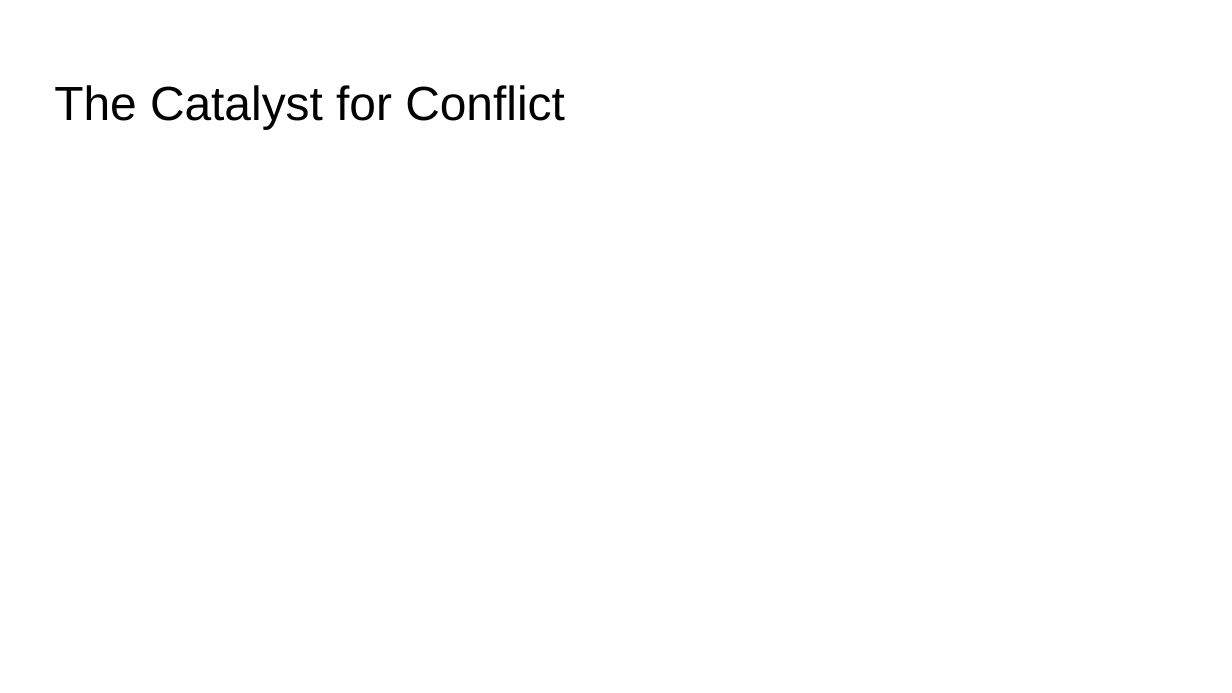
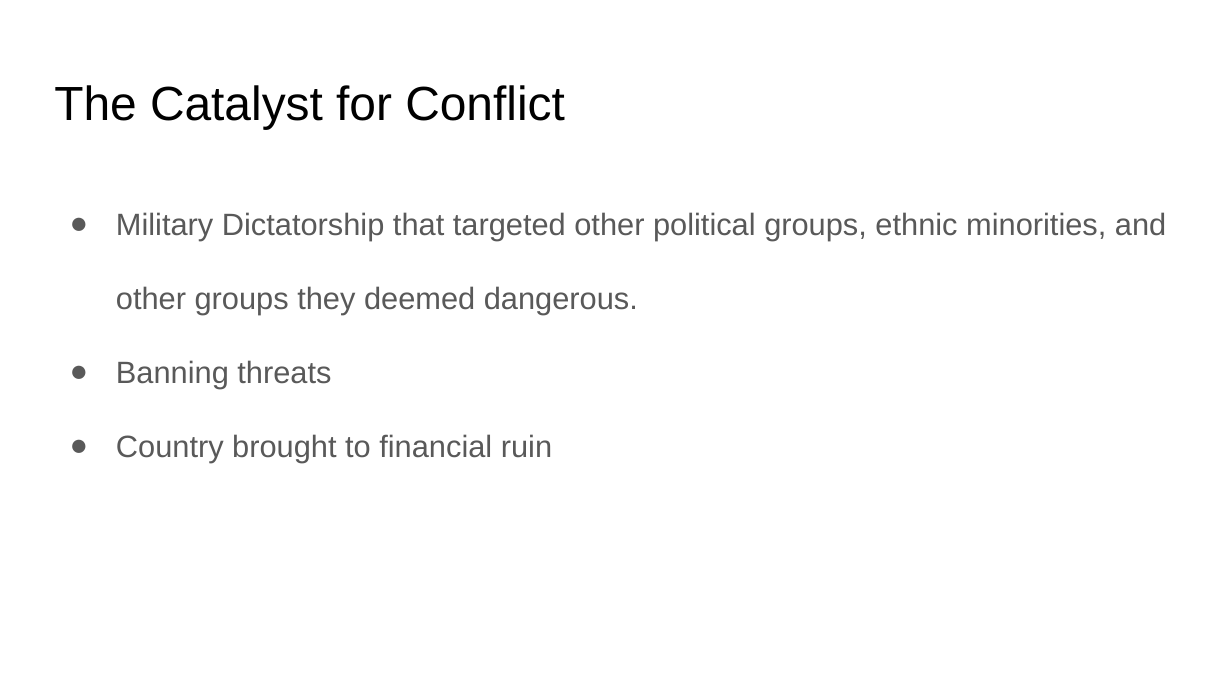
Before and after one commit to arkelf/finalproject, a slide deck: slide 4 of Myanmar presentation.pptx (slide 6 before the commit). Drawn at 1232x693 pixels with LibreOffice and Linux fonts; fonts in the diff are those of the drawing. Boxes give left, top, right and bottom in pixels: in the first picture for what was removed or moved away, otherwise in the second. Text is boxed around its words. In the diff, an @@ line names an element or a change of style, - is before the commit and + after.

```diff
--- a/Myanmar presentation.pptx
+++ b/Myanmar presentation.pptx
@@ text added at bbox=[116, 212, 1166, 462], 18 pt, text #595959 @@
+● Military Dictatorship that targeted other political groups, ethnic minorities, and other groups they deemed dangerous.
+● Banning threats
+● Country brought to financial ruin
```
Also in this commit, not shown: 3 other slides changed, 13 slides added, 11 slides removed.
